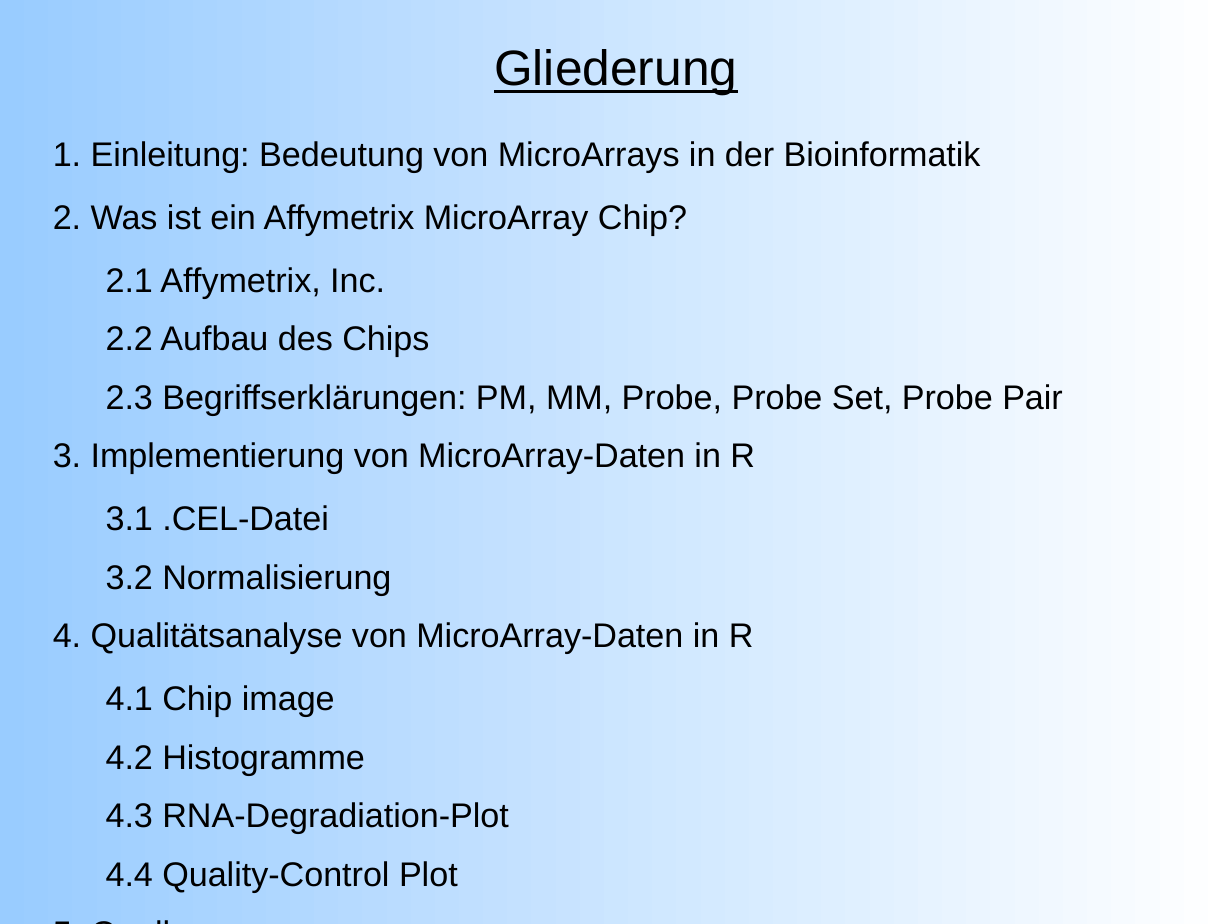
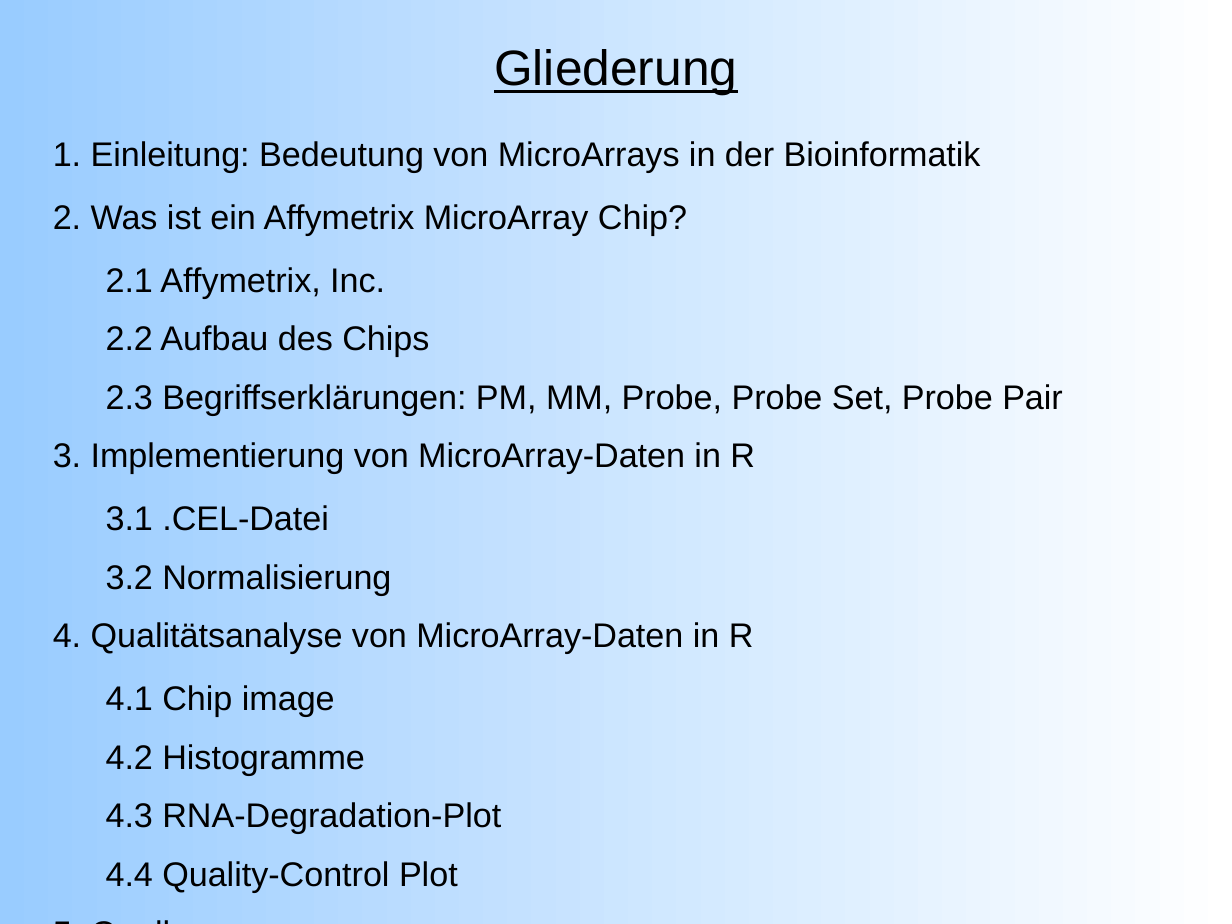
Before and after one commit to emmkey/GenEx, a slide deck: slide 2 of W1 Praesentation.odp. Drawn at 1232x924 pixels with LibreOffice and Linux fonts; fonts in the diff are those of the drawing. Boxes give left, top, right and bottom in pixels: in the first picture for what was removed or moved away, otherwise in the second. Text is boxed around its words. In the diff, an @@ line names an element or a change of style, - is before the commit and + after.

```diff
--- a/W1 Praesentation.odp
+++ b/W1 Praesentation.odp
@@ text at bbox=[106, 802, 501, 834]: text changed @@
-  4.3 RNA-Degradiation-Plot
+  4.3 RNA-Degradation-Plot
```
Also in this commit, not shown: 10 other slides changed, 1 slide added, 1 other file.
